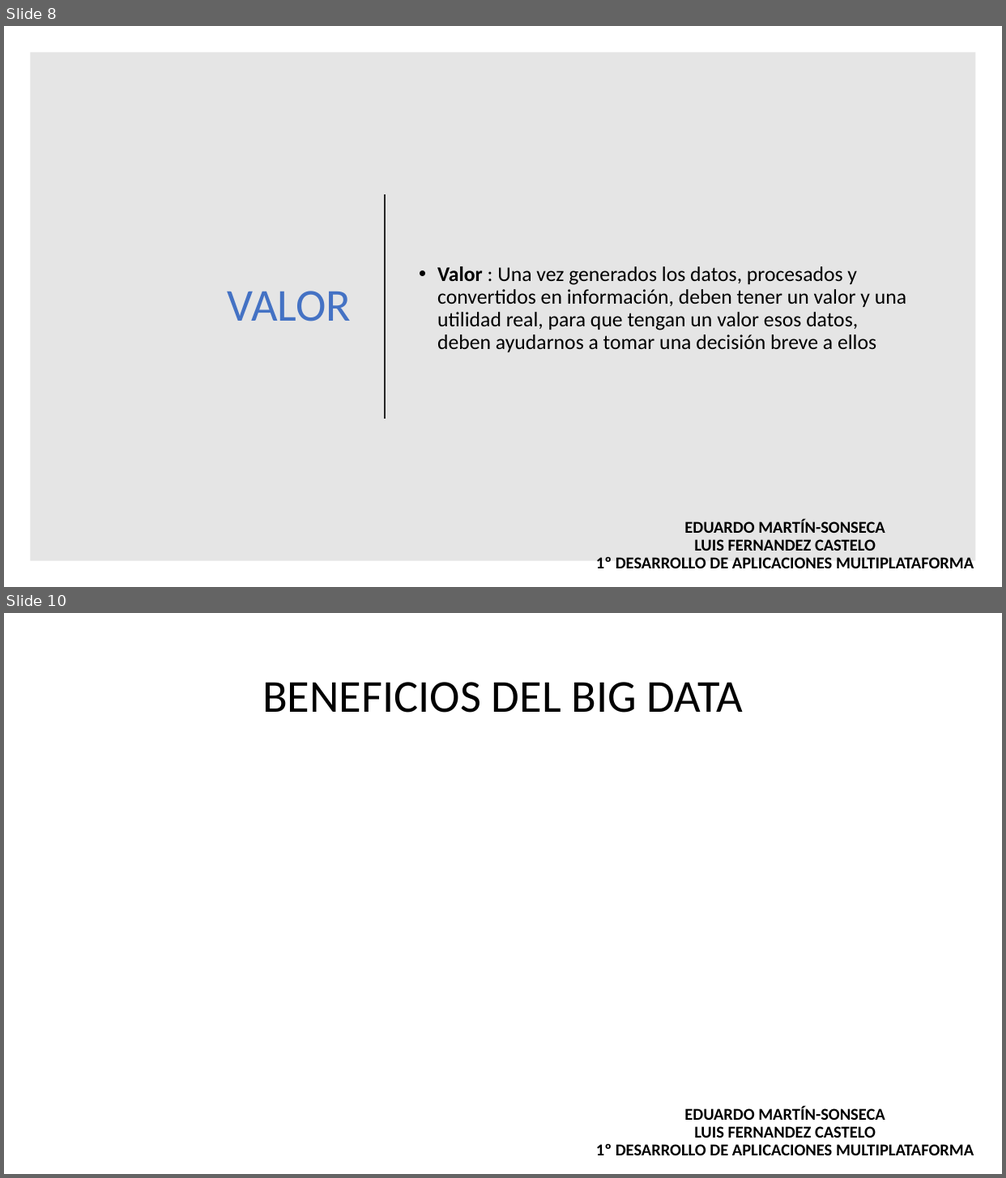
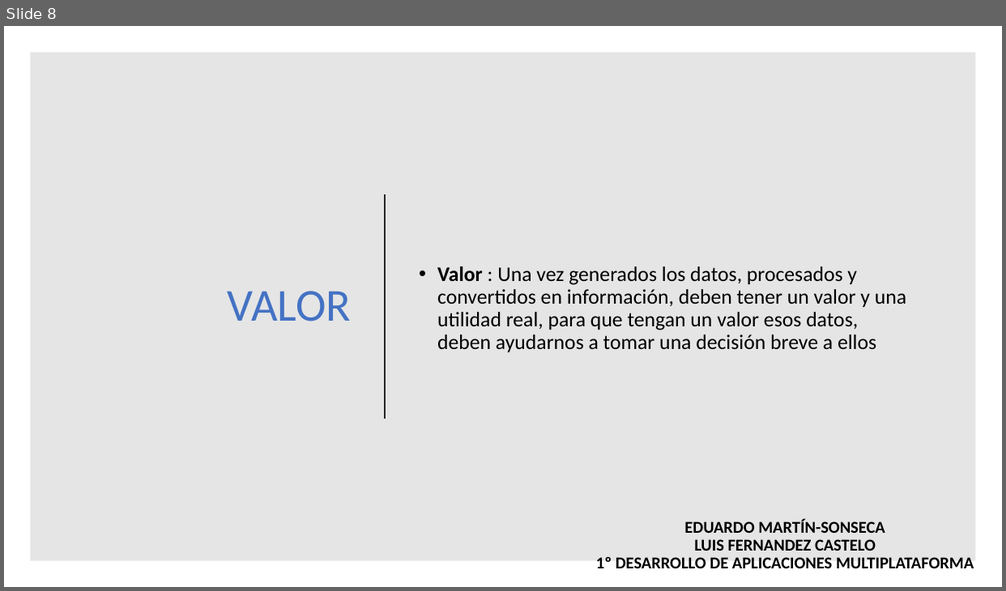
Before and after one commit to maraloeDev/Grado_SuperiorDAM, a slide deck: Bases de Datos/1º Evaluación/Ejercicios/Ejercicio2/Explotación de bases de datos Big Data.pptx. Shown one above the other, each under a label of ours: slides 8 and 10 before the commit, slide 8 after it; the slides between them are not shown. The pictures are 1006x1178 and 1006x591 pixels, drawn with LibreOffice and Linux fonts; fonts in the diff are those of the drawing. Boxes give left, top, right and bottom in pixels: in the first picture for what was removed or moved away, otherwise in the second. Text is boxed around its words. In the diff, an @@ line names an element or a change of style, - is before the commit and + after.

```diff
--- a/Bases de Datos/1º Evaluación/Ejercicios/Ejercicio2/Explotación de bases de datos Big Data.pptx
+++ b/Bases de Datos/1º Evaluación/Ejercicios/Ejercicio2/Explotación de bases de datos Big Data.pptx
@@ slide 10 removed at (x1=4, y1=613, x2=1002, y2=1174), background #FFFFFF @@
@@ title removed at (x1=262, y1=682, x2=743, y2=713) @@
-BENEFICIOS DEL BIG DATA
@@ text removed at (x1=596, y1=1105, x2=974, y2=1156) @@
-EDUARDO MARTÍN-SONSECA
-LUIS FERNANDEZ CASTELO
-1º DESARROLLO DE APLICACIONES MULTIPLATAFORMA
```
Also in this commit, not shown: 4 slides changed, 4 slides added.
